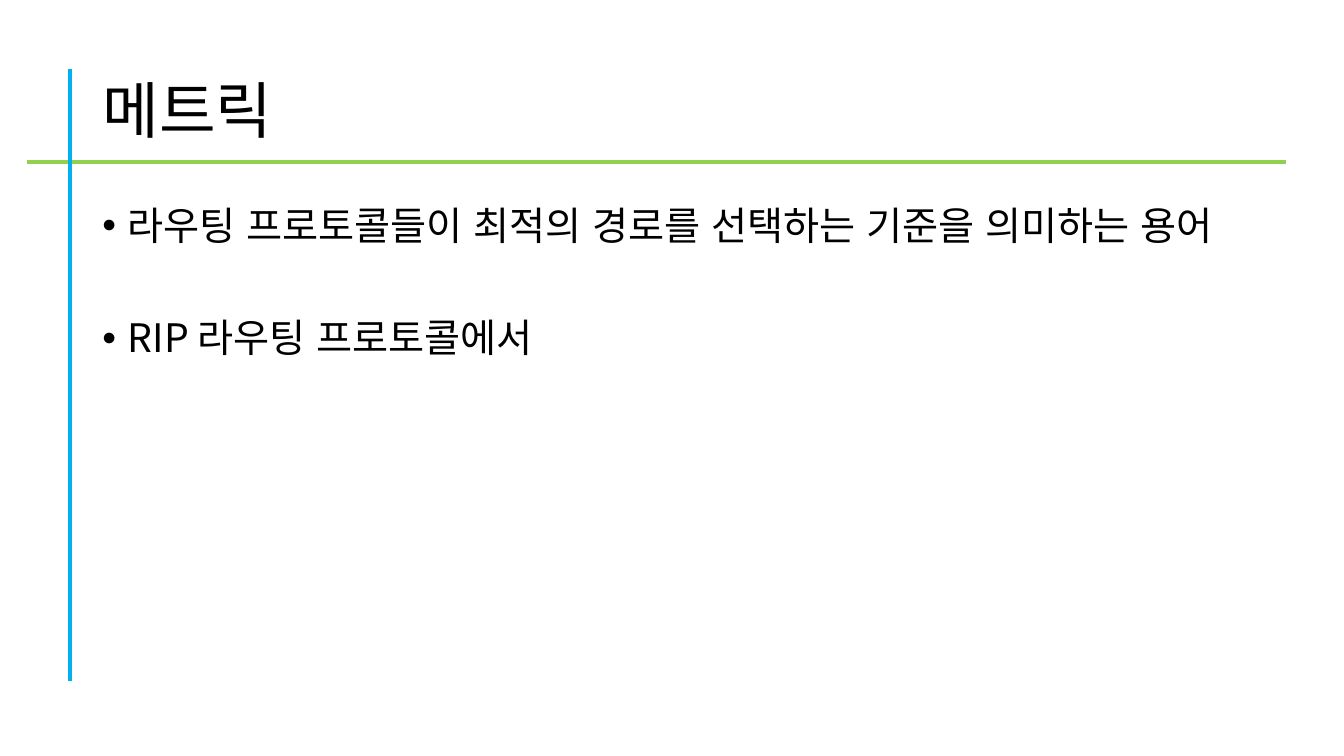
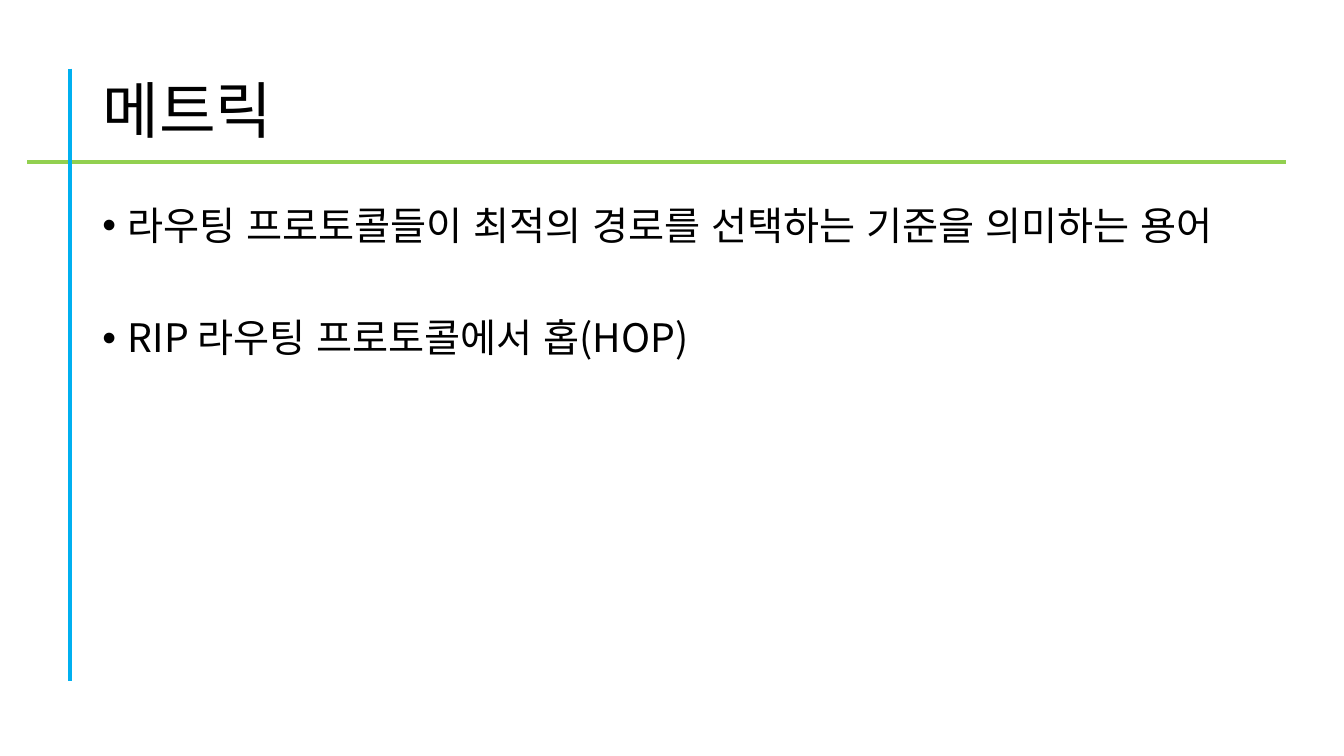
Before and after one commit to kig2929kig/network, a slide deck: slide 9 of 네트워크 구축(학습정리).pptx. Drawn at 1344x756 pixels with LibreOffice and Linux fonts; fonts in the diff are those of the drawing. Boxes give left, top, right and bottom in pixels: in the first picture for what was removed or moved away, otherwise in the second. Text is boxed around its words. In the diff, an @@ line names an element or a change of style, - is before the commit and + after.

```diff
--- a/네트워크 구축(학습정리).pptx
+++ b/네트워크 구축(학습정리).pptx
@@ text at bbox=[128, 319, 689, 360]: text changed @@
-• RIP 라우팅 프로토콜에서
+• RIP 라우팅 프로토콜에서 홉(HOP)
```
Also in this commit, not shown: 2 slides added.
